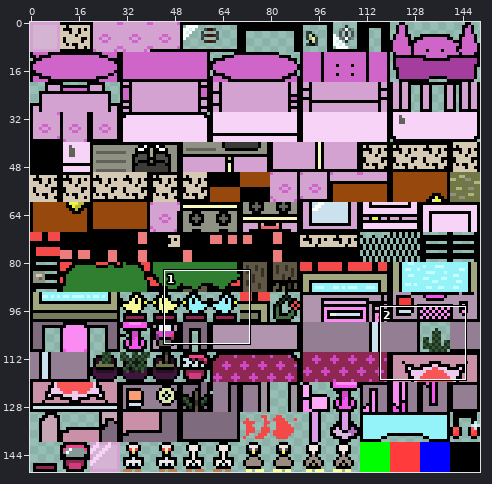
File history of a sprite sheet, art/day_ex/day_ex_tiles.png. The picture above shows the old version from afar; the outline marks the close-up.
Close-up. Before:
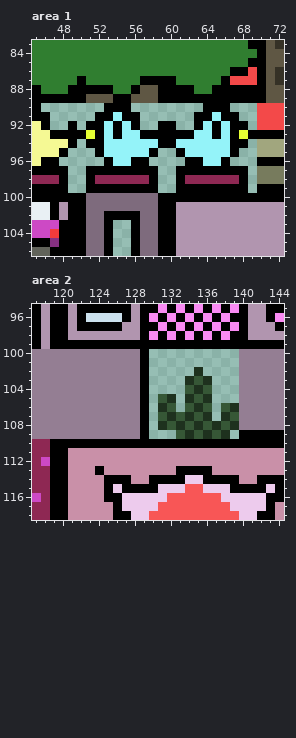
The file is 150x150 pixels. Colours within 5 levels of each other are drawn and written as one. Shown: area 1: x 45..72, y 83..106; area 2: x 117..144, y 95..118.
Now the later version:
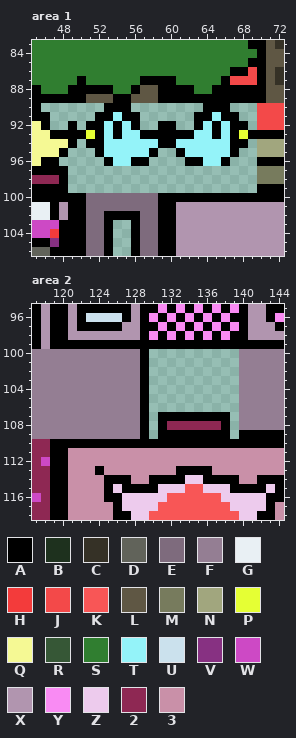
Palette (. is transparent): A #000000  B #1e311e  C #353126  D #61635a  E #7e6b7d  F #947e93  G #e9f0f4  H #f33b3b  J #f34949  K #f85656  L #5f5744  M #777b5d  N #a1a67e  P #e5ff34  Q #f5f994  R #365736  S #307e30  T #94f3f9  U #cbe1ed  V #873182  W #cd49c5  X #b195af  Y #f98bf3  Z #edcbed  2 #8e2853  3 #c990a8
Changes in this commit:
--- area 1
@@ x 45..72 @@
  96 QAA.....ATTAA....AATTA...AAA
- 97 AAAA..AAAAAAAA..AAAAAAAA.MMM
- 98 222A..A222222A..A222222A.MMM
- 99 AAAA..AAAAAAAA..AAAAAAAA.AAA
+ 97 AAAA.....................MMM
+ 98 222A.....................MMM
+ 99 AAAA.....................AAA
 100 AAAAAAEEEEEEEEAAAAAAAAAAAAAA
--- area 2
@@ x 129..141 @@
 101 A..........FF
-102 A.....B....FF
-103 A....BRB...FF
-104 A....RBR...FF
-105 A.RB.BRB...FF
-106 A.BR.RBR.RBFF
-107 A.RBRBRB.BRFF
-108 A.BRBRBRBRBFF
-109 A...RBRBRB.AA
+102 A..........FF
+103 A..........FF
+104 A..........FF
+105 A..........FF
+106 A..........FF
+107 A.AAAAAAAA.FF
+108 A.A222222A.FF
+109 A.AAAAAAAA.AA
 110 AAAAAAAAAAAAA
Pixel boxes of the changes (left, top, right, bottom) in both close-ups:
erased: (86, 166, 248, 193)
changed: (158, 367, 239, 439)
